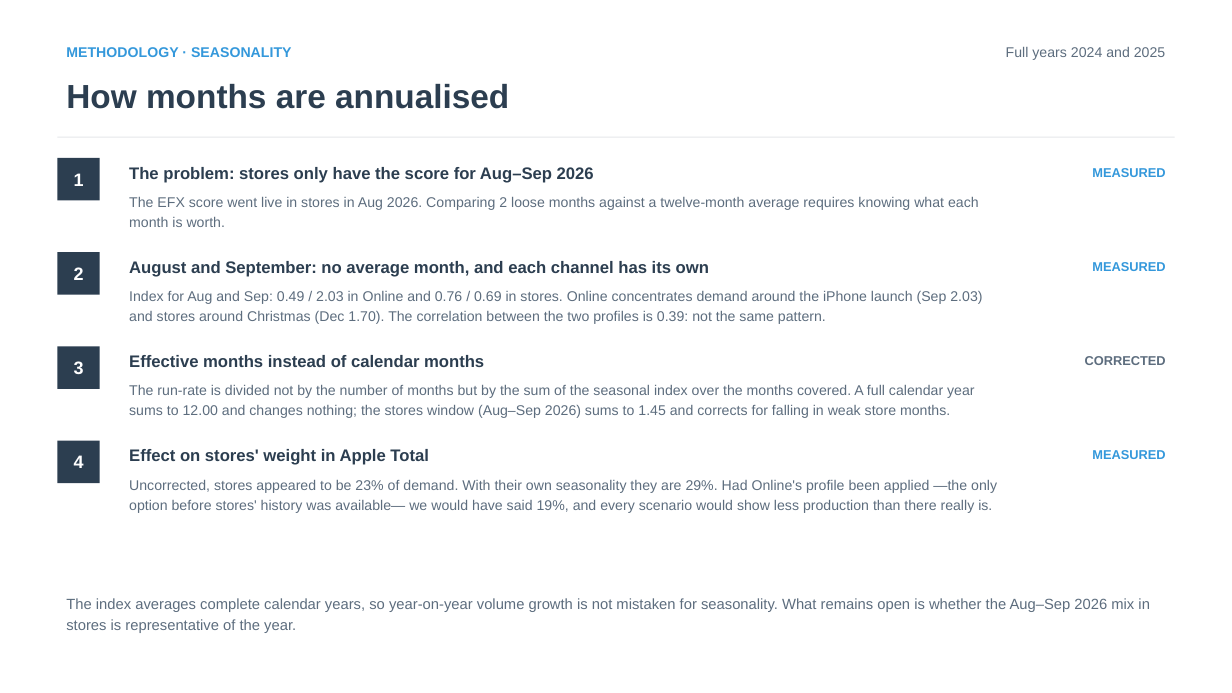
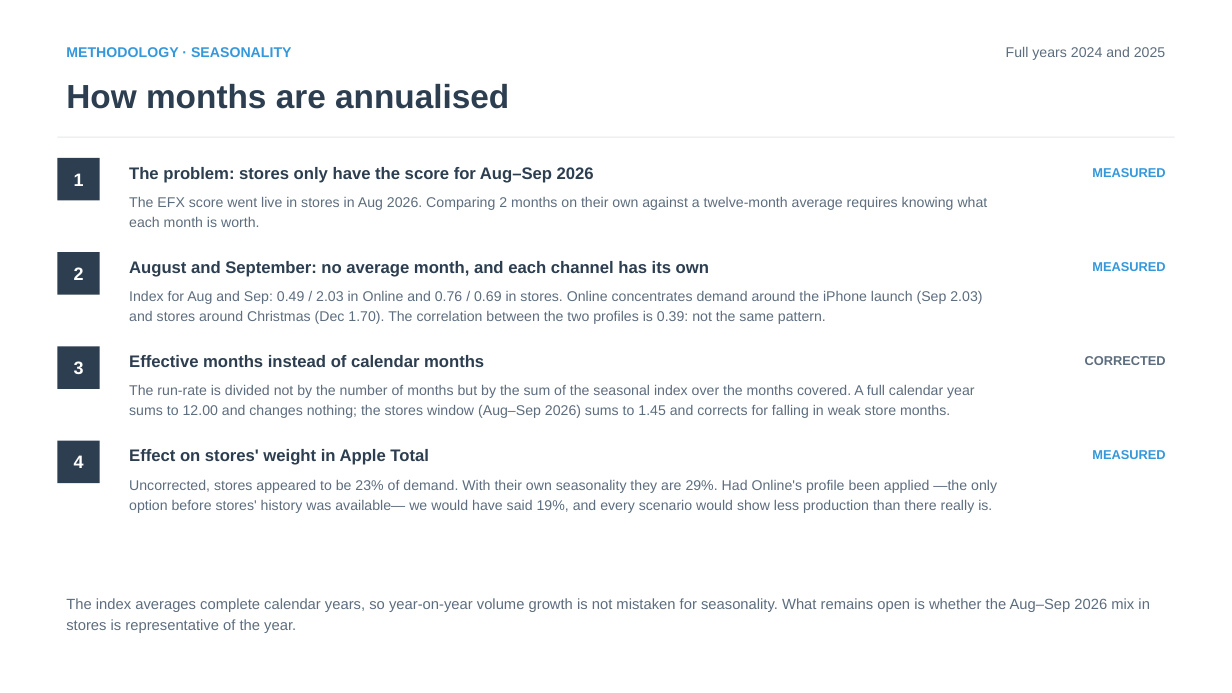
Before and after one commit to iocariz/scoring_tools, a slide deck: slide 9 of output/apple_deck/Apple_EFX_Study.pptx. Drawn at 1232x693 pixels with LibreOffice and Linux fonts; fonts in the diff are those of the drawing. Boxes give left, top, right and bottom in pixels: in the first picture for what was removed or moved away, otherwise in the second. Text is boxed around its words. In the diff, an @@ line names an element or a change of style, - is before the commit and + after.

```diff
--- a/output/apple_deck/Apple_EFX_Study.pptx
+++ b/output/apple_deck/Apple_EFX_Study.pptx
@@ text at (x1=129, y1=197, x2=988, y2=227): text changed @@
-The EFX score went live in stores in Aug 2026. Comparing 2 loose months against a twelve-month average requires knowing what each month is worth.
+The EFX score went live in stores in Aug 2026. Comparing 2 months on their own against a twelve-month average requires knowing what each month is worth.
```
Also in this commit, not shown: 3 other slides changed, 5 other files.
